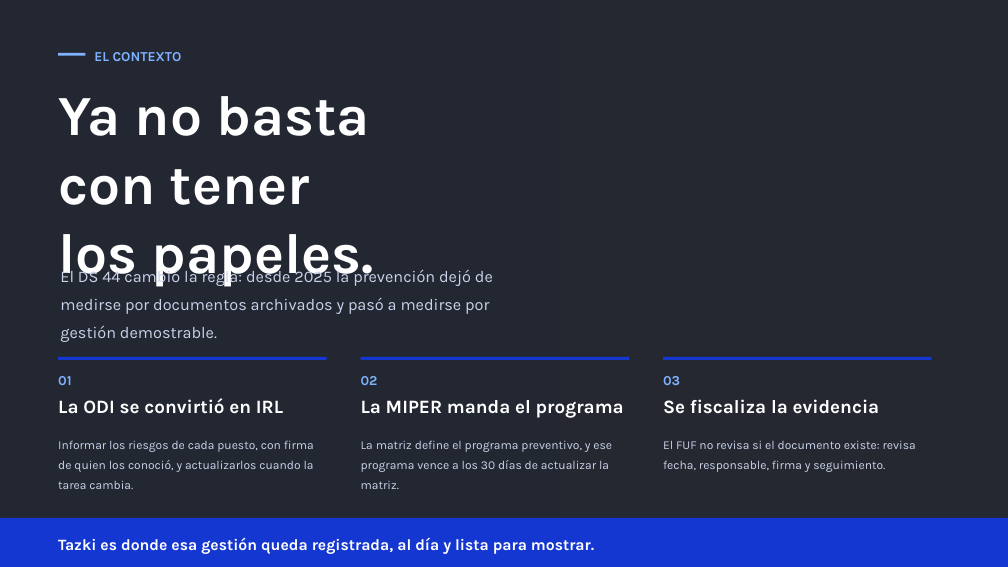
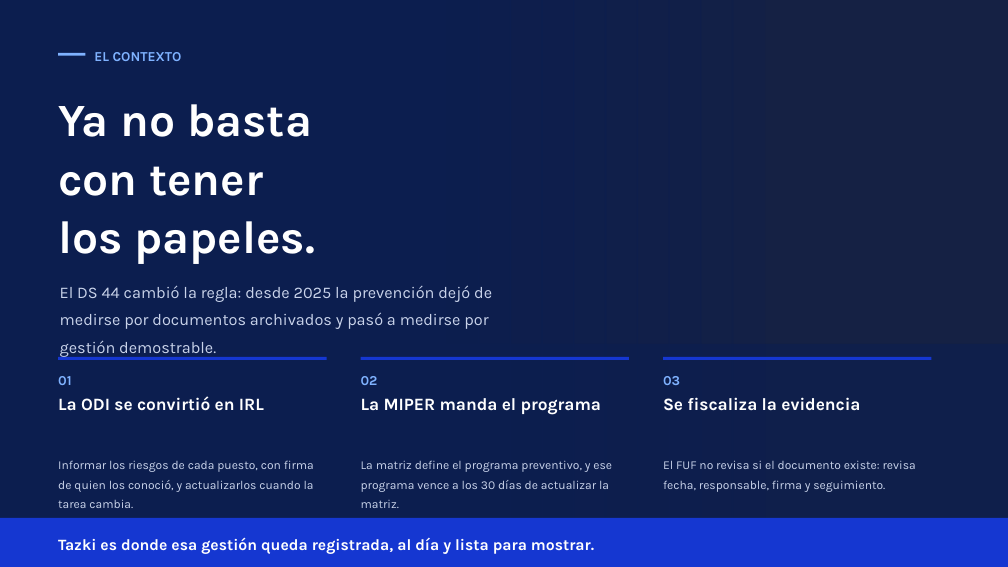
Before and after one commit to diegoalmazabar-hash/Tazki-Componentes-, a slide deck: slide 2 of ventas-piezas/salud/Tazki_Presentacion_Salud.pptx. Drawn at 1008x567 pixels with LibreOffice and Linux fonts; fonts in the diff are those of the drawing; background and template pictures are left out; a plain dark background stands for a picture behind light text. Boxes give left, top, right and bottom in pixels: in the first picture for what was removed or moved away, otherwise in the second. Text is boxed around its words. In the diff, an @@ line names an element or a change of style, - is before the commit and + after.

```diff
--- a/ventas-piezas/salud/Tazki_Presentacion_Salud.pptx
+++ b/ventas-piezas/salud/Tazki_Presentacion_Salud.pptx
@@ rectangle at bbox=[0, 0, 1008, 567]: fill #0C1E50 at 18% opacity to #0C1E50 at 70% opacity @@
@@ rectangle: place and size @@
-rectangle at bbox=[0, 0, 560, 567]
+rectangle at bbox=[0, 0, 446, 567]
@@ rectangle at bbox=[0, 0, 446, 567]: fill #0C1E50 at 6% opacity to #0C1E50 at 92% opacity @@
@@ rectangle added at bbox=[446, 0, 479, 567], fill #0C1E50 at 90% opacity @@
@@ rectangle added at bbox=[478, 0, 511, 567], fill #0C1E50 at 82% opacity @@
@@ rectangle added at bbox=[510, 0, 543, 567], fill #0C1E50 at 74% opacity @@
@@ rectangle added at bbox=[541, 0, 575, 567], fill #0C1E50 at 67% opacity @@
@@ rectangle added at bbox=[573, 0, 606, 567], fill #0C1E50 at 59% opacity @@
@@ rectangle added at bbox=[605, 0, 638, 567], fill #0C1E50 at 52% opacity @@
@@ rectangle added at bbox=[637, 0, 670, 567], fill #0C1E50 at 44% opacity @@
@@ rectangle added at bbox=[668, 0, 702, 567], fill #0C1E50 at 36% opacity @@
@@ rectangle added at bbox=[700, 0, 734, 567], fill #0C1E50 at 29% opacity @@
@@ rectangle added at bbox=[732, 0, 765, 567], fill #0C1E50 at 21% opacity @@
@@ text "Ya no basta": place and size @@
-text "Ya no basta" at bbox=[58, 96, 374, 287]
+text "Ya no basta" at bbox=[58, 104, 315, 264]
@@ text "Ya no basta" at bbox=[58, 104, 315, 264]: size 54 to 44 pt; line spacing 1.02 to 1.06 @@
@@ text "El DS 44 cambió la ...": place and size @@
-text "El DS 44 cambió la ..." at bbox=[60, 268, 493, 342]
+text "El DS 44 cambió la ..." at bbox=[60, 285, 492, 358]
@@ rectangle added at bbox=[0, 344, 1008, 522], fill #0C1E50 at 66% opacity @@
@@ size 18 to 16.5 pt; line spacing 1.12 to 1.14 in 3 elements at bbox=[58, 396, 264, 411], bbox=[361, 398, 602, 415], bbox=[663, 397, 860, 411] @@
@@ 3 texts: place and size @@
-3 texts at bbox=[58, 440, 916, 489]
+3 texts at bbox=[58, 460, 916, 508]
```
Also in this commit, not shown: 1 other slide changed, 15 other files.
